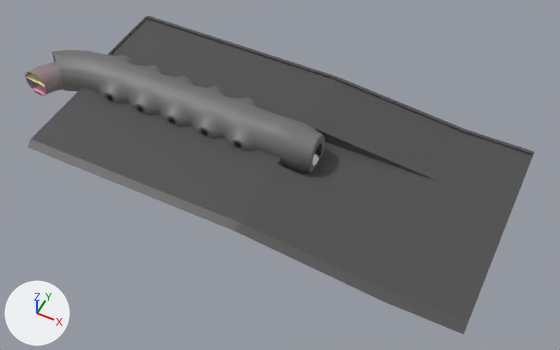
An edit to the glTF model Constructs/Airlock_Bay/Airlock_Bay.glb, drawn before and after from the same camera.
Camera for both pictures: a 50 mm camera at (10.6, -25.6, 29.3) aimed at (-1.7, -1.0, -1.4). The axes (+X, +Y, +Z) are drawn at lower left. The lights are the same throughout. Where no turn or scale is listed for an object, it has been applied to the vertices.

The scene before the commit, as lines of its bpy script (objects in view):
```python
me_cylinder_003 = bpy.data.meshes.new('Cylinder.003')
me_cylinder_003.from_pydata(...)  # 1972 vertices, 3420 faces; spans x -16.8..0.0, y -1.7..1.5, z -1.2..1.4
me_cylinder_003.materials.append(mat_regolithfused_2_temp)  # grey #727272
me_cylinder_004 = bpy.data.meshes.new('Cylinder.004')
me_cylinder_004.from_pydata(...)  # 1534 vertices, 2676 faces; spans x -9.48..5.0, y -2.25..0.8, z -0.8..0.8
me_cylinder_004.materials.append(mat_lavastone_1_temp)  # grey #907e84
me_plane = bpy.data.meshes.new('Plane')
me_plane.from_pydata(...)  # 64 vertices, 98 faces; spans x -14.4..10.0, y -6.3..6.2, z -0.9..0.2
me_plane.materials.append(mat_regolith_cooked_temp)  # dark grey #4c4c4c
ob_airlockbayoverlay = bpy.data.objects.new('AirlockBayOverlay', me_cylinder_003)
ob_airlockbayoverlay.location = (0.0, 0.0, 0.0)
ob_airlockbaywalls = bpy.data.objects.new('AirlockBayWalls', me_cylinder_004)
ob_airlockbaywalls.location = (-7.84, 0.0, 0.0)
ob_bay_grounds = bpy.data.objects.new('Bay_Grounds', me_plane)
ob_bay_grounds.location = (0.0, 0.0, 0.0)
```
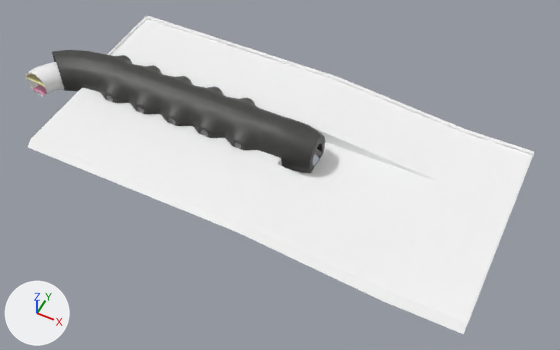
What differs and where, as boxes [x1, y1, x2, y2] in the pictures (560 x 350 px):
'Bay_Grounds', recoloured (grey to white)
    both: [28, 16, 534, 334]
'AirlockBayOverlay', recoloured
    both: [52, 50, 325, 173]
'AirlockBayWalls', recoloured (grey to white)
    both: [25, 62, 64, 96]

What the commit changed:
Picture 'SpeckledGrays_8col_1k' (img_speckledgrays_8col_1k) is new.
Material 'Regolith_Cooked' (mat_regolith_cooked) is new.
Its base color is (1.0, 1.0, 1.0) (white #ffffff).
Its metallic is 1.0.
Its roughness is 1.0.
Material 'Lavastone_1' (mat_lavastone_1) is new.
Its base color is (1.0, 1.0, 1.0) (white #ffffff).
Its metallic is 1.0.
Its roughness is 1.0.
Material 'RegolithFused_AirlockBay' (mat_regolithfused_airlockbay) is new.
Uses the picture img_speckledgrays_8col_1k.
me_cylinder_003 has 1972 vertices, 3420 faces and spans x -16.8..0.0, y -1.7..1.5, z -1.2..1.4.
me_cylinder_003 no longer uses material mat_regolithfused_2_temp (grey #727272).
me_cylinder_003 now uses material mat_regolithfused_airlockbay.
me_cylinder_004 has 1534 vertices, 2676 faces and spans x -9.48..5.0, y -2.25..0.8, z -0.8..0.8.
me_cylinder_004 no longer uses material mat_lavastone_1_temp (grey #907e84).
me_cylinder_004 now uses material mat_lavastone_1 (white #ffffff).
me_plane has 64 vertices, 98 faces and spans x -14.4..10.0, y -6.3..6.2, z -0.9..0.2.
me_plane no longer uses material mat_regolith_cooked_temp (dark grey #4c4c4c).
me_plane now uses material mat_regolith_cooked (white #ffffff).
